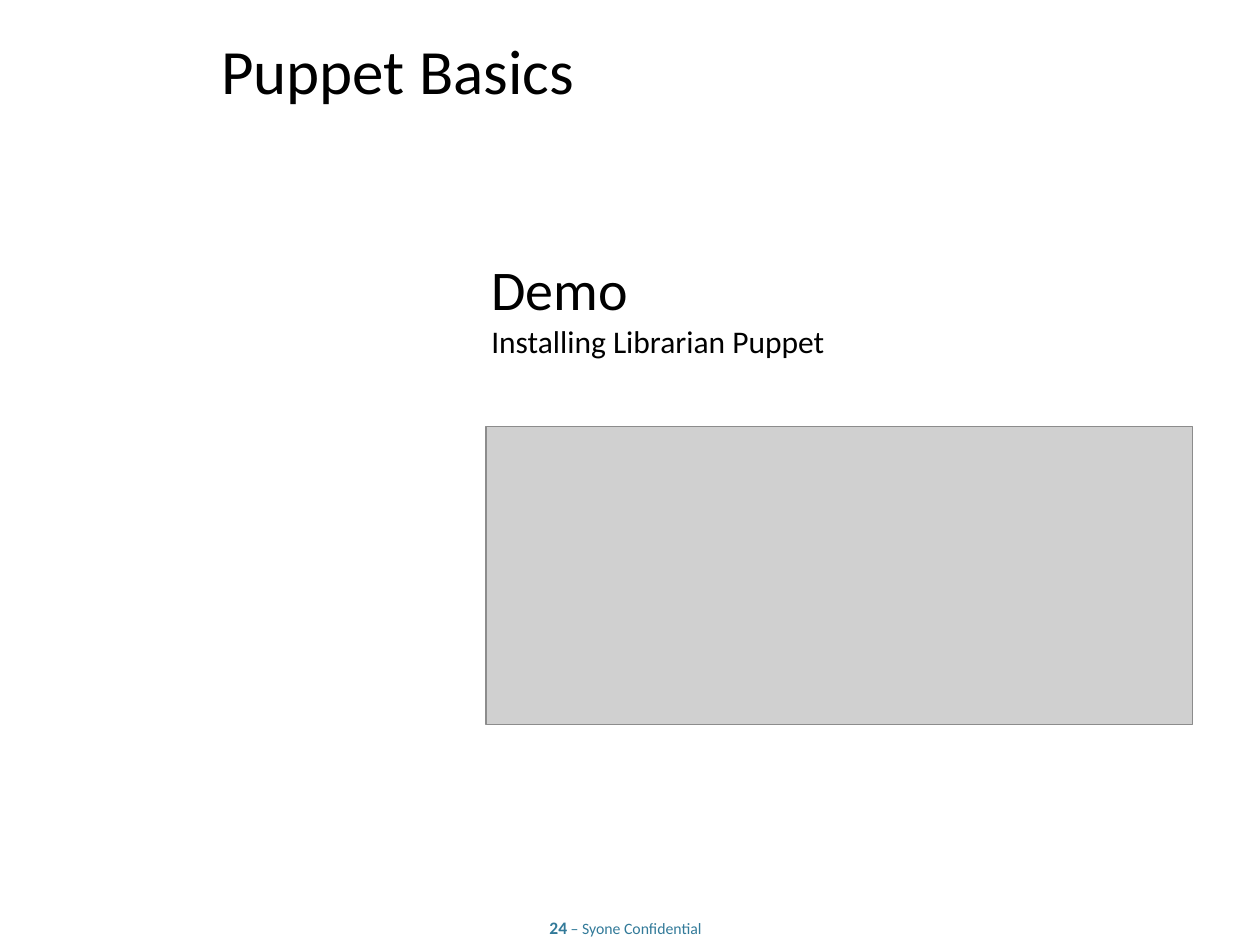
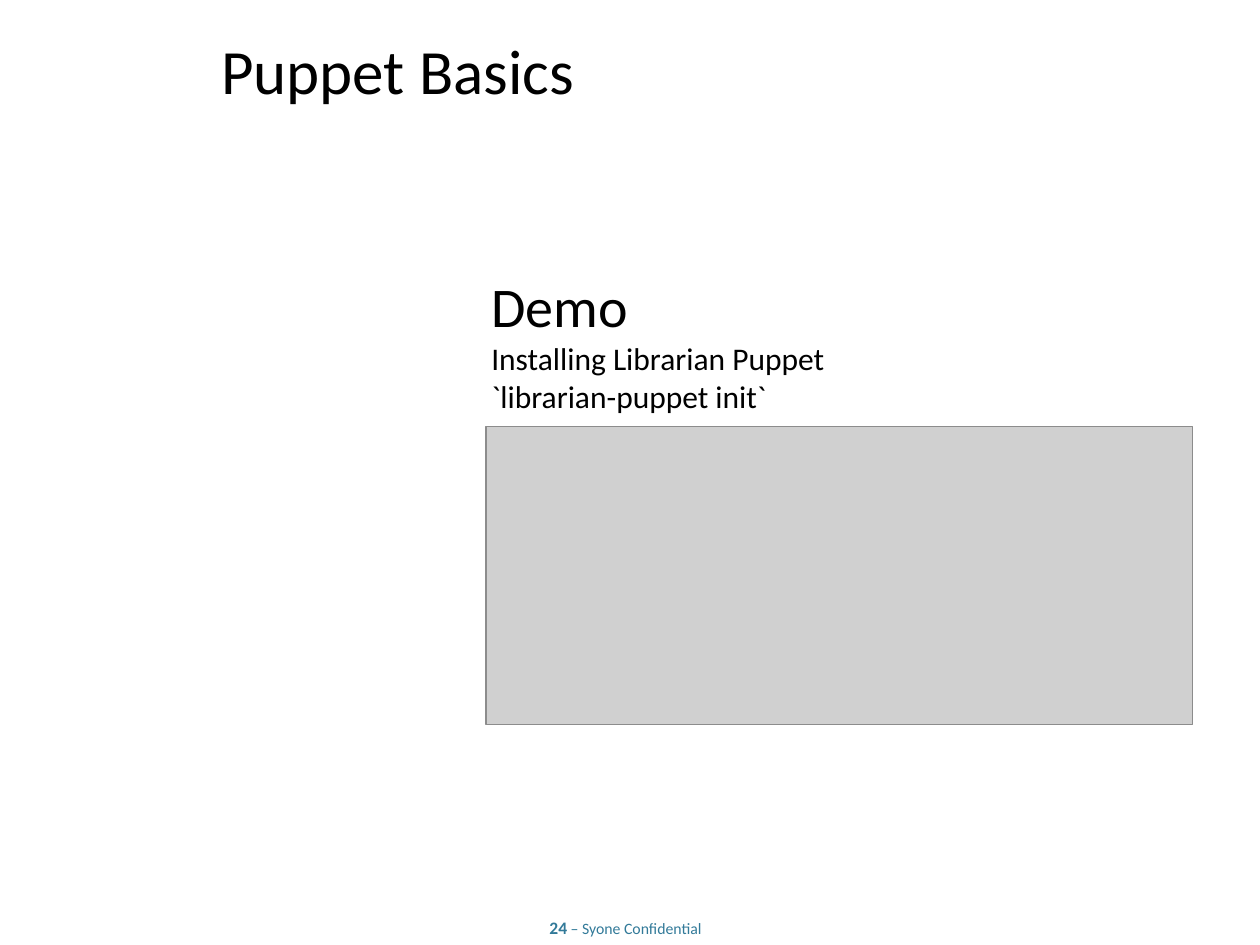
Before and after one commit to lpalgarvio/puppet-training, a slide deck: slide 24 of presentation/Advanced Puppet.odp. Drawn at 1260x945 pixels with LibreOffice and Linux fonts; fonts in the diff are those of the drawing; grey boxes stand for pictures; background and template pictures are left out. Boxes give left, top, right and bottom in pixels: in the first picture for what was removed or moved away, otherwise in the second. Text is boxed around its words. In the diff, an @@ line names an element or a change of style, - is before the commit and + after.

```diff
--- a/presentation/Advanced Puppet.odp
+++ b/presentation/Advanced Puppet.odp
@@ title at [491, 291, 824, 413]: text changed @@
-Demo
-Installing Librarian Puppet
+Demo
+Installing Librarian Puppet
+`librarian-puppet init`
```
Also in this commit, not shown: 5 other slides changed, 9 slides added, 4 other files.
